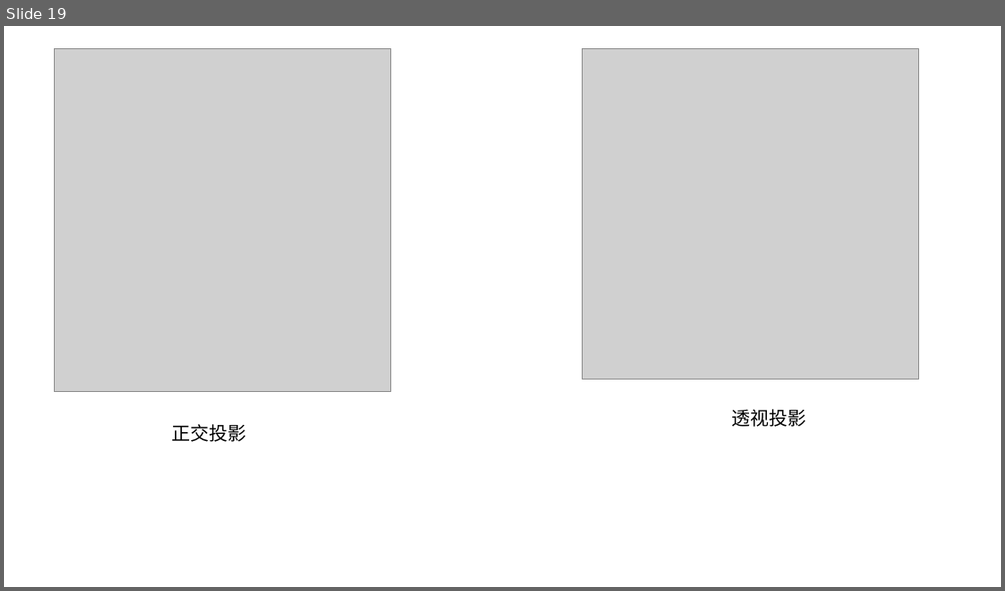
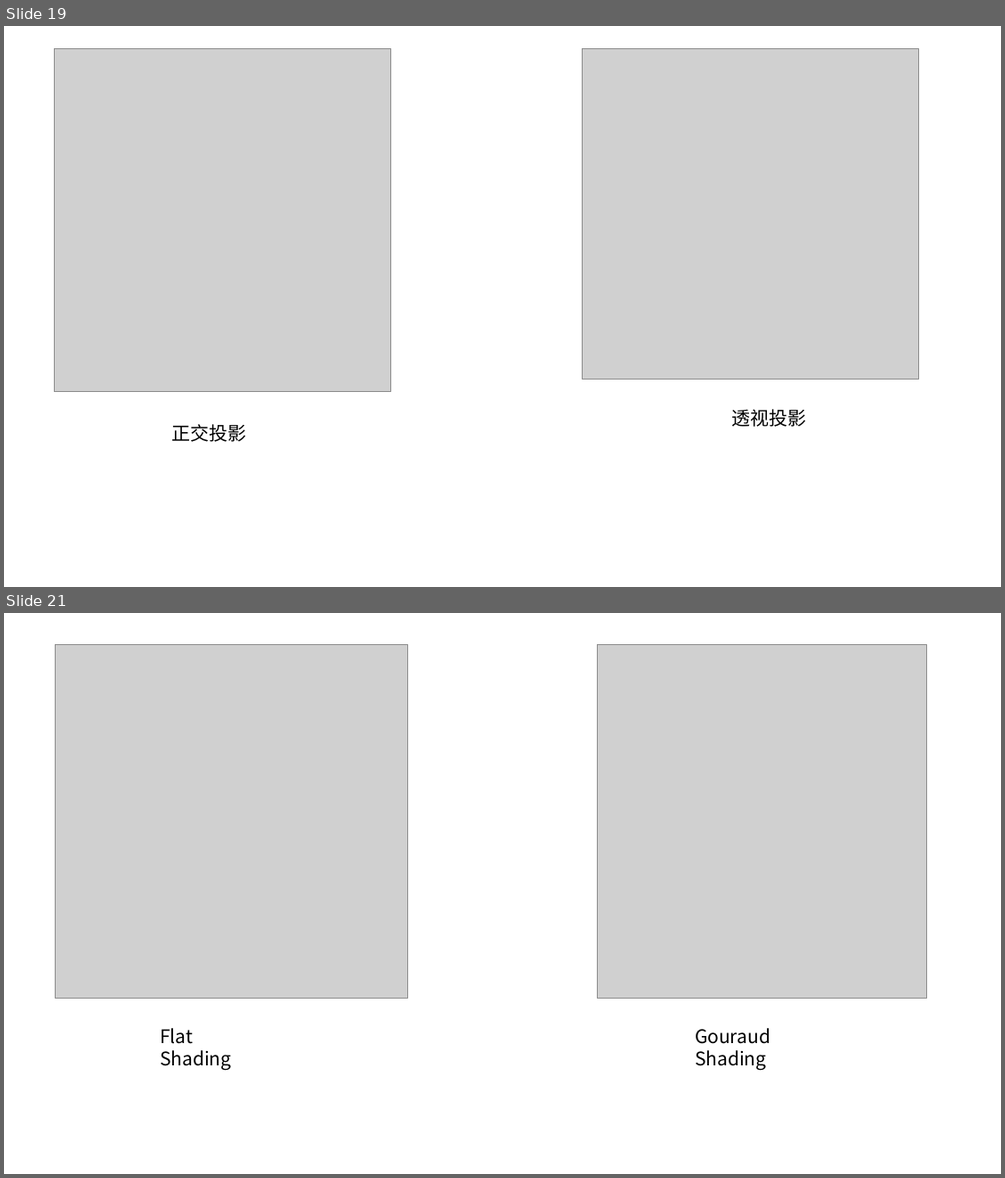
Before and after one commit to XTG111/Learn_tinyProject, a slide deck: render/TinyRenderer.pptx. Shown one above the other, each under a label of ours: slide 19 before the commit, slides 19 and 21 after it; the slides between them are not shown. The pictures are 1005x591 and 1005x1178 pixels, drawn with LibreOffice and Linux fonts; fonts in the diff are those of the drawing; grey boxes stand for pictures. Boxes give left, top, right and bottom in pixels: in the first picture for what was removed or moved away, otherwise in the second. Text is boxed around its words. In the diff, an @@ line names an element or a change of style, - is before the commit and + after.

```diff
--- a/render/TinyRenderer.pptx
+++ b/render/TinyRenderer.pptx
@@ slide 21 added at [4,613,1001,1174], background #FFFFFF @@
@@ picture added at [55,645,408,998] @@
@@ picture added at [597,645,927,998] @@
@@ text added at [160,1028,231,1070], 18 pt, text #000000 @@
+Flat Shading
@@ text added at [695,1028,770,1070], 18 pt, text #000000 @@
+Gouraud Shading
```
Also in this commit, not shown: 8 other slides added, 36 other files.
